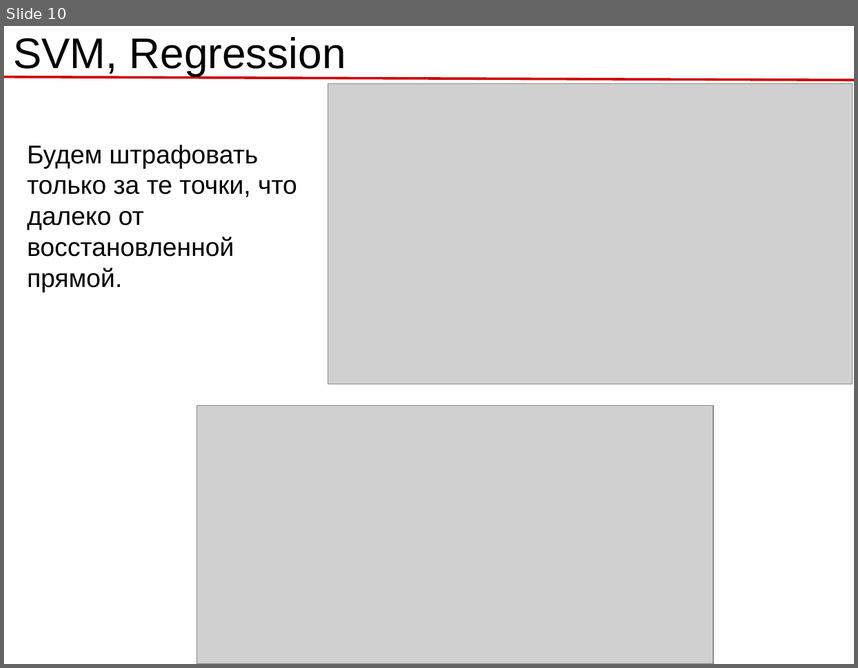
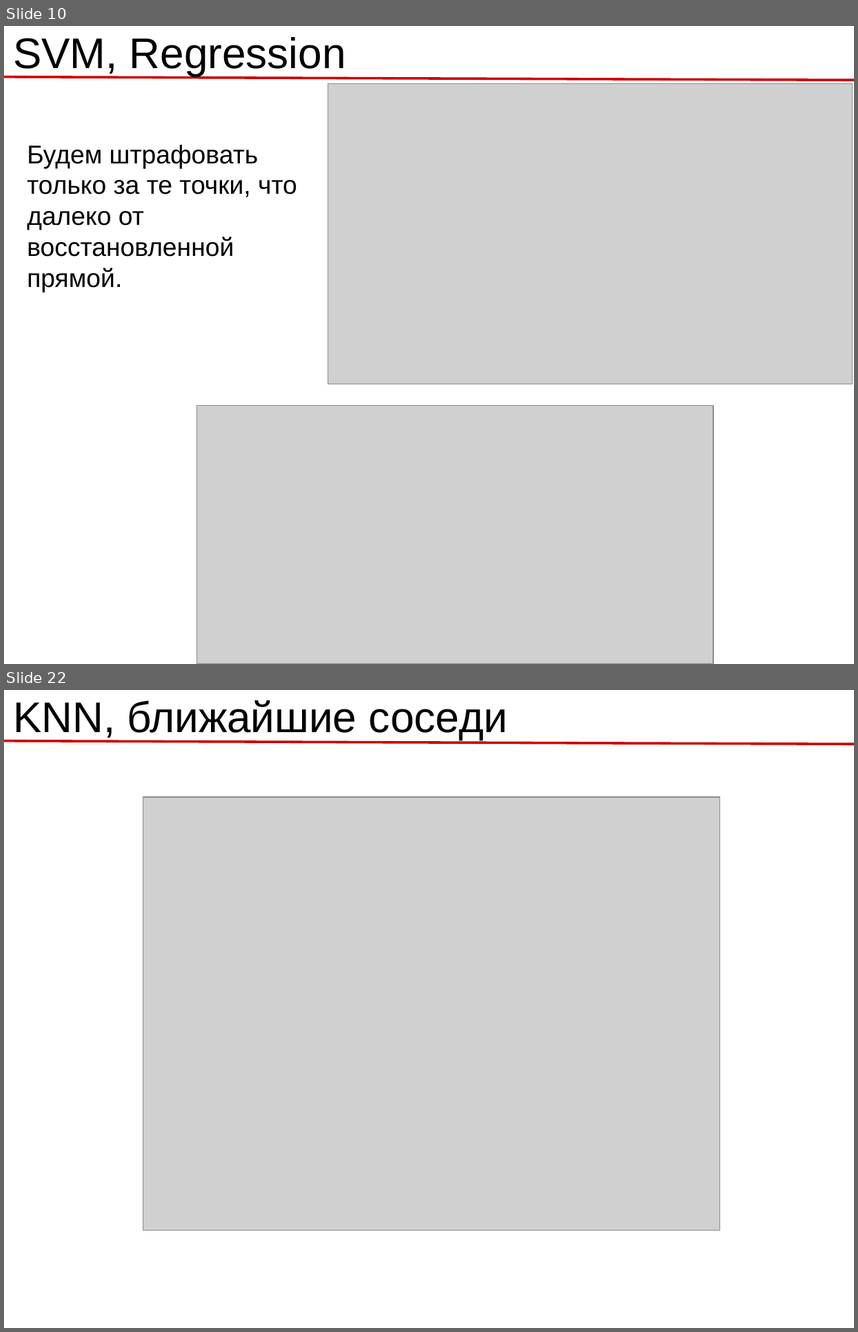
Before and after one commit to rykachevskiy/239, a slide deck: 4.Other_ml_models/4.1_Models.odp. Shown one above the other, each under a label of ours: slide 10 before the commit, slides 10 and 22 after it; the slides between them are not shown. The pictures are 858x668 and 858x1332 pixels, drawn with LibreOffice and Linux fonts; fonts in the diff are those of the drawing; grey boxes stand for pictures; background and template pictures are left out. Boxes give left, top, right and bottom in pixels: in the first picture for what was removed or moved away, otherwise in the second. Text is boxed around its words. In the diff, an @@ line names an element or a change of style, - is before the commit and + after.

```diff
--- a/4.Other_ml_models/4.1_Models.odp
+++ b/4.Other_ml_models/4.1_Models.odp
@@ slide 22 added at [4,690,854,1328], background #FFFFFF; not listed: 1 template element that a slide beside it also shows @@
@@ title added at [13,700,508,740], 40 pt, text #000000 @@
+KNN, ближайшие соседи
@@ picture added at [143,797,720,1230] @@
```
Also in this commit, not shown: 1 slide changed, 13 other slides added, 1 slide removed, 9 other files.
